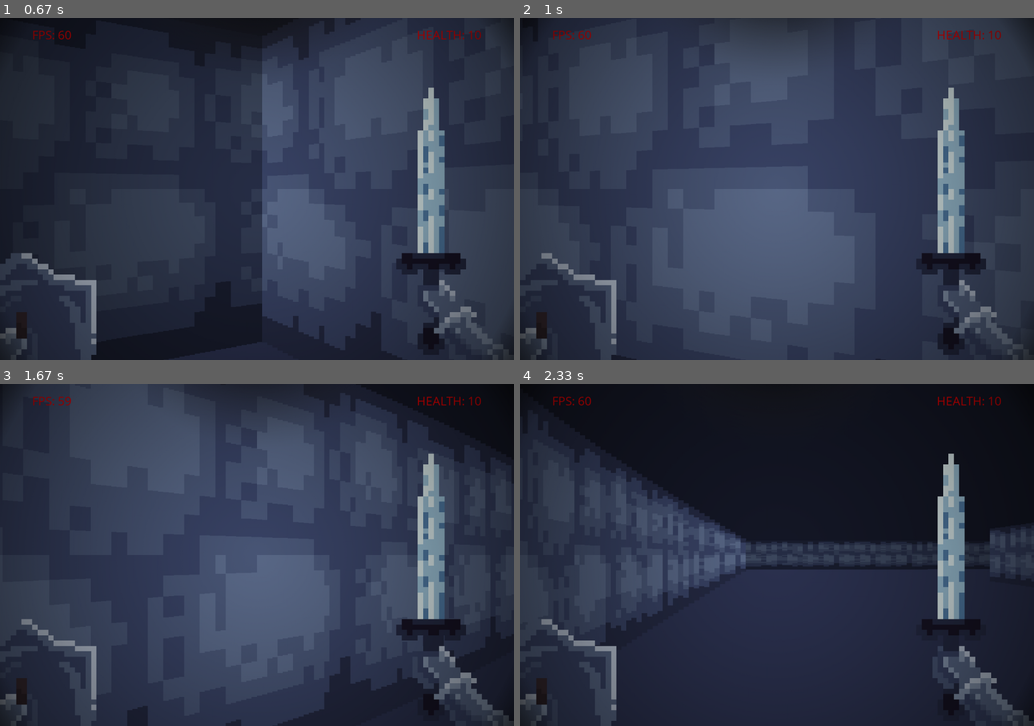
Above: before the commit, frames 1-4 (two rows, left to right).
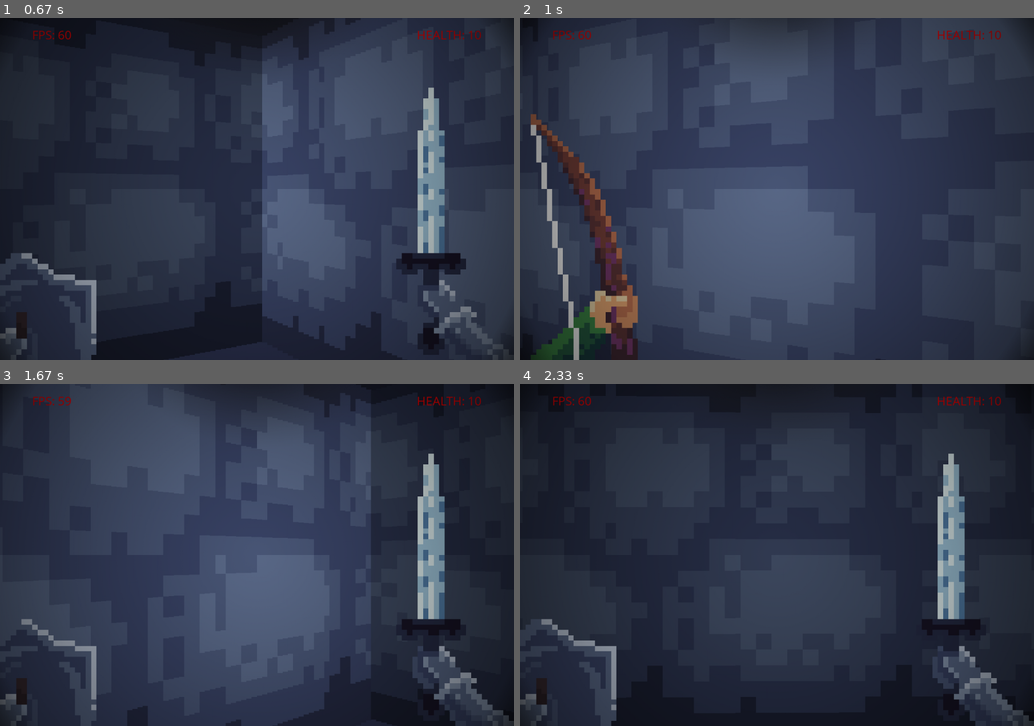
Above: after the commit, the same moments.

Repository: AlexeyZhv/Project-RAYCAST
Game: pygame game, started from master.py
The game is run twice, just before and just after one commit, with the same random seed, the same clock (stepped at 60 frames per second) and the same inputs.
Inputs (mouse positions are in pixels of both pictures, inside the frame that each line leads up to):
- Up to frame 1 (0.67 s): tap Space at 0.33 s
- Up to frame 2 (1 s): hold Tab from 0.67 s (still down); hold Right from 0.67 s (still down); move the mouse to (756, 202) at 0.7 s
- Up to frame 3 (1.67 s): release Tab at 1.13 s; release Right at 1.13 s; hold Tab 1.17-1.63 s; hold Right 1.17-1.63 s; move the mouse to (262, 575) at 1.2 s
- Up to frame 4 (2.33 s): hold Right 1.67-2.13 s; move the mouse to (828, 630) at 1.7 s; hold Right from 2.17 s (still down); move the mouse to (617, 637) at 2.2 s

Frame 1 is identical in both runs. In frame 2, 9.3% of the frame differs, in the area x 0-98%, y 20-100%; in frame 3, 7.2%; in frame 4, 33%, in the area x 0-100%, y 3-100%.

Commit message:
switch between players

Diff:
--- a/Bullet.py
+++ b/Bullet.py
@@ -85,6 +85,15 @@
         Beam(lmap, self.coord, self.velocity.convert_to_angle(), mag(self.coord - self.prev_coord), 0, 500, 2, 0.1)
         self.sprite.draw(lmap, player, surface)
 
+class Arrow(Bullet):
+    def __init__(self, start_coord, direction, speed, player):
+        super().__init__(start_coord, direction, speed, player, "player")
+        self.sprite = Sprite(self.coord, arrow, [3, 48], 2, 50)
+
+    def draw(self, lmap, player, surface):
+        Beam(lmap, self.coord, self.velocity.convert_to_angle(), mag(self.coord - self.prev_coord), 0, 500, 2, 0.1)
+        self.sprite.draw(lmap, player, surface)
+
 class Fireball(Bullet):
     def __init__(self, start_coord, direction, speed, player):
         super().__init__(start_coord, direction, speed, player, "player")
--- a/Global.py
+++ b/Global.py
@@ -27,6 +27,7 @@
 SETTINGS = False
 PAUSED = False
 MENU = True
+DIED = False
 
 BULLET_DAMAGE = 1
 
@@ -44,20 +45,20 @@
 
 Level = [  # Square only
     [1, 1, 1, 1, 1, 1, 1, 1, 1, 1, 1, 1, 1, 1, 1, 1],
+    [1, 0, 0, 1, 1, 1, 0, 0, 0, 0, 1, 0, 0, 0, 0, 1],
+    [1, 0, 0, 1, 1, 1, 0, 0, 0, 0, 1, 0, 0, 0, 0, 1],
+    [1, 0, 0, 1, 1, 1, 0, 0, 0, 0, 1, 0, 0, 0, 0, 1],
+    [1, 0, 0, 0, 1, 1, 1, 0, 0, 0, 1, 0, 0, 0, 0, 1],
     [1, 0, 0, 0, 0, 0, 0, 0, 0, 0, 0, 0, 0, 0, 0, 1],
     [1, 0, 0, 0, 0, 0, 0, 0, 0, 0, 0, 0, 0, 0, 0, 1],
     [1, 0, 0, 0, 0, 0, 0, 0, 0, 0, 0, 0, 0, 0, 0, 1],
     [1, 0, 0, 0, 0, 0, 0, 0, 0, 0, 0, 0, 0, 0, 0, 1],
-    [1, 0, 0, 0, 0, 0, 0, 1, 1, 0, 0, 0, 0, 0, 0, 1],
-    [1, 0, 0, 0, 0, 0, 0, 0, 0, 0, 0, 0, 0, 0, 0, 1],
-    [1, 0, 0, 0, 0, 0, 0, 0, 0, 1, 0, 0, 0, 0, 0, 1],
-    [1, 0, 0, 0, 0, 0, 0, 0, 0, 0, 0, 0, 0, 0, 0, 1],
-    [1, 0, 0, 0, 0, 0, 0, 0, 0, 0, 0, 0, 0, 0, 0, 1],
-    [1, 0, 0, 0, 0, 0, 0, 0, 0, 0, 0, 0, 0, 0, 0, 1],
-    [1, 0, 0, 0, 0, 0, 0, 0, 0, 0, 0, 0, 0, 0, 0, 1],
-    [1, 0, 0, 0, 0, 0, 0, 0, 0, 0, 0, 0, 0, 0, 0, 1],
-    [1, 0, 0, 0, 0, 0, 0, 0, 0, 0, 0, 0, 0, 0, 0, 1],
-    [1, 0, 0, 0, 0, 0, 0, 0, 0, 0, 0, 0, 0, 0, 0, 1],
+    [1, 0, 0, 0, 0, 0, 0, 0, 0, 0, 1, 1, 0, 0, 0, 1],
+    [1, 0, 0, 0, 0, 0, 0, 0, 1, 1, 1, 1, 0, 0, 0, 1],
+    [1, 0, 0, 0, 0, 0, 0, 1, 1, 1, 1, 0, 0, 0, 0, 1],
+    [1, 0, 0, 0, 0, 0, 0, 1, 1, 1, 1, 0, 0, 0, 0, 1],
+    [1, 0, 0, 0, 0, 0, 0, 1, 1, 1, 1, 0, 0, 0, 0, 1],
+    [1, 0, 0, 0, 0, 0, 0, 1, 1, 1, 0, 0, 0, 0, 0, 1],
     [1, 1, 1, 1, 1, 1, 1, 1, 1, 1, 1, 1, 1, 1, 1, 1]
 ]
 
--- a/Sprites.py
+++ b/Sprites.py
@@ -137,7 +137,7 @@
 
 
 LAMPS = [
-    Sprite([128, 128], pg.image.load("./sprites/lamp.png"), [48, 48], 6, 60),
-    Sprite([128, 256], pg.image.load("./sprites/lamp.png"), [48, 48], 6, 60),
-    Sprite([256 + 128, 256 + 64], pg.image.load("./sprites/lamp.png"), [48, 48], 6, 60),
+    #Sprite([128, 128], pg.image.load("./sprites/lamp.png"), [48, 48], 6, 60),
+    #Sprite([128, 256], pg.image.load("./sprites/lamp.png"), [48, 48], 6, 60),
+    #Sprite([256 + 128, 256 + 64], pg.image.load("./sprites/lamp.png"), [48, 48], 6, 60),
 ]
--- a/Widgets.py
+++ b/Widgets.py
@@ -49,6 +49,7 @@
 Main_menu = Menu(screen, ["Start game", "Settings", "Quit"], 50)
 Pause_menu = Menu(screen, ["Resume game", "Return to main menu", "Quit"], 50)
 Settings_menu = Menu(screen, ["Rays +10", "Rays -10", "Reset", "Back to main menu"], 50)
+Die_menu = Menu(screen, ["quit"], 100)
 
 def settings_menu():
     while Global.SETTINGS:
@@ -101,3 +102,12 @@
                 Global.finished = False
             elif selected == 2:
                 Global.finished = True
+
+def die_menu():
+    while Global.DIED:
+        finished, selected = Die_menu.draw("YOU DIED")
+        if finished:
+            Global.finished = True
+        elif selected == 0:
+            Global.finished = True
+            Global.DIED = False
--- a/master.py
+++ b/master.py
@@ -19,16 +19,20 @@
 PISTOL = Pistol(obs)
 SWORD = Sword(obs)
 SHIELD = Shield(obs)
+BOW = Bow(obs)
 #SHOTGUN = Shotgun(obs)
 selected_weapon = 0
-WEAPONS = [SWORD, SHIELD]
+WEAPONS1 = [SWORD, SHIELD]
+WEAPONS2 = [BOW, BOW]
+WEAPONS = WEAPONS1
 OBJECTS = []
 
 
-Elf([896 - 512, 896])
+Elf([896, 896])
 Ork([896 - 128, 896])
-#Ork([128, 896])
-#Ork([256, 896])
+Ork([128, 896])
+Ork([256, 896])
+Elf([64 * 6, 64 * 6])
 
 def new_texture(size):
     a = []
@@ -58,12 +62,18 @@
     settings_menu()
     main_menu()
     pause_menu()
+    die_menu()
 
     #Checking main controls
     for event in pg.event.get():
         if event.type == pg.QUIT:
             g.finished = True
         if event.type == pg.KEYDOWN:
+            if event.key == pg.K_TAB:
+                if WEAPONS == WEAPONS1:
+                    WEAPONS = WEAPONS2
+                else:
+                    WEAPONS = WEAPONS1
             if event.key == pg.K_m:
                 if MODE == "3D":
                     MODE = "Map"
@@ -296,6 +306,9 @@
 
     #screen.blit(swordsman_idle_surface, [0, 0])
     screen.blit(grad_surf, [0, 0])
+
+    if obs.hp <= 0:
+        g.DIED = True
     pg.display.update()
 
 pg.quit()
--- a/weapons.py
+++ b/weapons.py
@@ -11,6 +11,7 @@
 Pistol_tex = []
 Sword_tex = []
 Shield_tex = []
+Bow_tex = []
 
 FPS = 60
 for i in range(1, 14):
@@ -32,6 +33,11 @@
     surface = pg.surface.Surface([width, height], pg.SRCALPHA)
     surface.blit(pg.transform.scale(pg.image.load(f"./sprites/characters/swordsman/shield/shield_{i}.png"), [width, height]), [0, 0])
     Shield_tex.append(surface)
+
+for i in range(0, 12):
+    surface = pg.surface.Surface([width, height], pg.SRCALPHA)
+    surface.blit(pg.transform.scale(pg.image.load(f"./sprites/characters/archer/archer_attack/archer_attack_{i}.png"), [width, height]), [0, 0])
+    Bow_tex.append(surface)
 
 class Weapon:
     def __init__(self, player, animation, cooldown, animation_time) -> None:
@@ -77,28 +83,6 @@
             surface.blit(self.animation[1], [0, 0])
 
 
-'''class Shotgun:
-    def __init__(self, player) -> None:
-        self.weapon = Weapon(Shotgun_tex, 1.5)
-        self.state = self.weapon.state
-        self.player = player
-        self.shooting = False
-    def draw(self, surface, shooting, trigger_pressed):
-        self.weapon.draw(surface, shooting)
-        self.state = self.weapon.state
-    def shoot(self, lmap):
-        if self.state == 1:
-            for i in range(5):
-                ang = self.player.ang + (0.5 - random()) * 0.3
-                beam = Beam(
-                    lmap, [self.player.coord[0] + 15 * np.cos(self.player.ang), self.player.coord[1] + 15 * np.sin(self.player.ang)],
-                    ang, 5000, 3, 500, 10
-                )
-                g.BEAMS.append(beam)
-                ray = Hitscan([self.player.coord[0] + 15 * np.cos(self.player.ang), self.player.coord[1] + 15 * np.sin(self.player.ang)],
-                    Vector([0, 1]).set_by_angle(ang), beam.length, lmap)
-                RAYS.append(ray)'''
-
 class Pistol(Primary):
     def __init__(self, player) -> None:
         super().__init__(player, Pistol_tex, 0.6, 0.6)
@@ -129,3 +113,12 @@
             self.player.SHIELDED = True
         elif self.state == "ready":
             self.player.SHIELDED = False
+
+class Bow(Primary):
+    def __init__(self, player) -> None:
+        super().__init__(player, Bow_tex, 3.0,  1.1)
+    def shoot(self, lmap):
+        if self.state == "attacking" and not self.attacked:
+            if self.timer > 0.7:
+                self.attacked = True
+                Arrow(self.player.coord + rotate([15, 0], self.player.ang), Vector([0, 1]).set_by_angle(self.player.ang), 1500, self.player)
